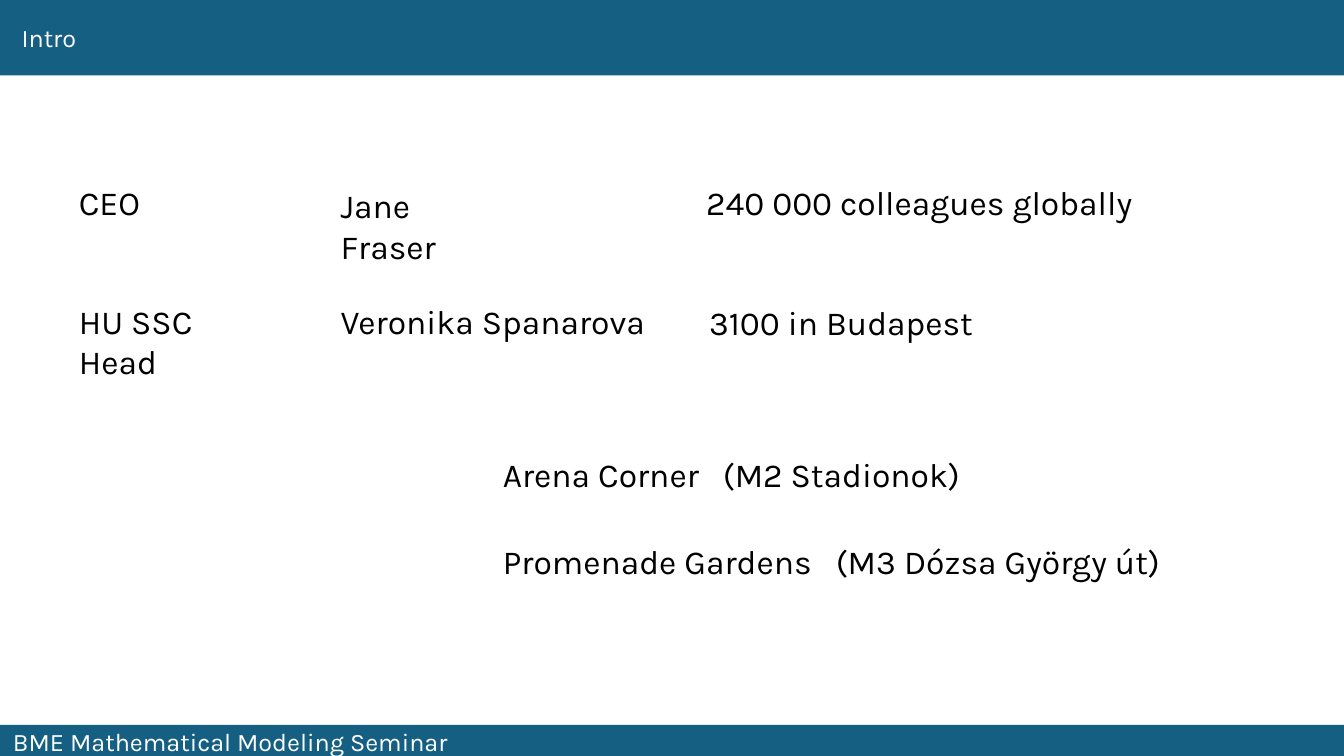
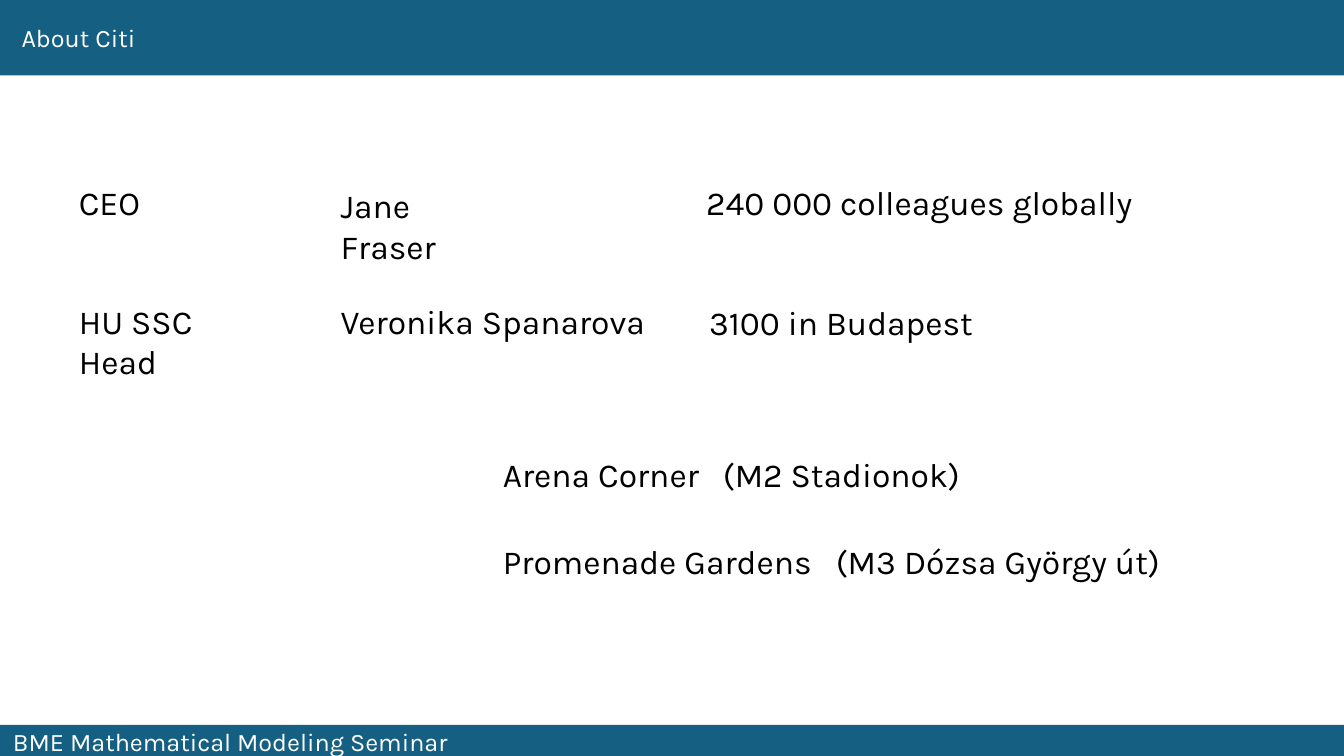
Before and after one commit to fij/btup, a slide deck: slide 3 of MMS_2024_09_10/Farkas_2024_09_10.pptx. Drawn at 1344x756 pixels with LibreOffice and Linux fonts; fonts in the diff are those of the drawing. Boxes give left, top, right and bottom in pixels: in the first picture for what was removed or moved away, otherwise in the second. Text is boxed around its words. In the diff, an @@ line names an element or a change of style, - is before the commit and + after.

Commit message:
ppt intro started

```diff
--- a/MMS_2024_09_10/Farkas_2024_09_10.pptx
+++ b/MMS_2024_09_10/Farkas_2024_09_10.pptx
@@ text at box(22, 29, 135, 48): text changed @@
-Intro
+About Citi
```
Also in this commit, not shown: 4 slides added.
